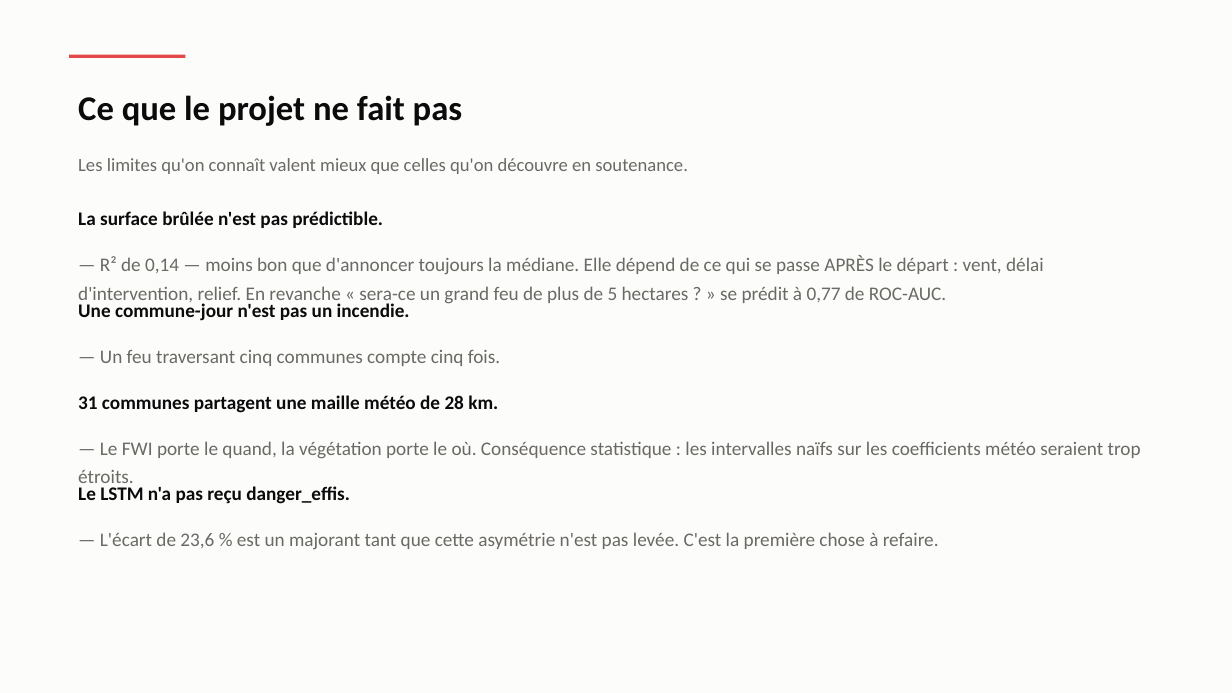
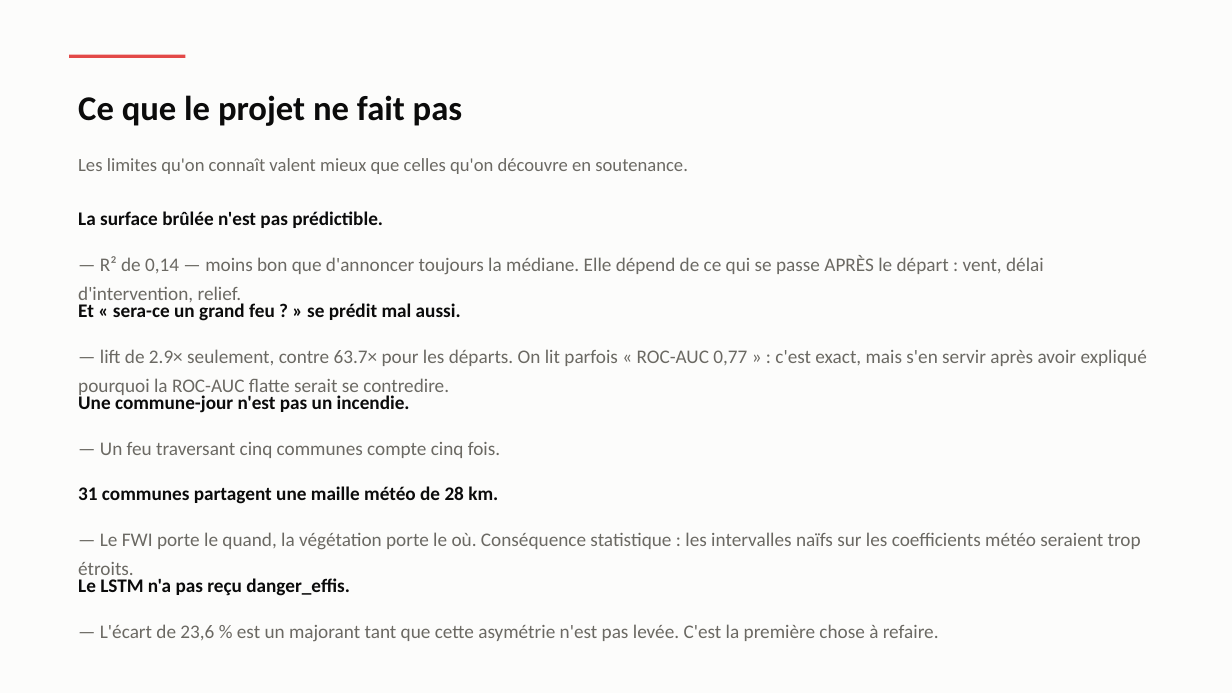
Before and after one commit to Hierogifle/terre-vent-feu-eau-data, a slide deck: slide 31 of presentation/soutenance.pptx. Drawn at 1232x693 pixels with LibreOffice and Linux fonts; fonts in the diff are those of the drawing. Boxes give left, top, right and bottom in pixels: in the first picture for what was removed or moved away, otherwise in the second. Text is boxed around its words. In the diff, an @@ line names an element or a change of style, - is before the commit and + after.

```diff
--- a/presentation/soutenance.pptx
+++ b/presentation/soutenance.pptx
@@ text at <box>78,255,1044,305</box>: text changed @@
-— R² de 0,14 — moins bon que d'annoncer toujours la médiane. Elle dépend de ce qui se passe APRÈS le départ : vent, délai d'intervention, relief. En revanche « sera-ce un grand feu de plus de 5 hectares ? » se prédit à 0,77 de ROC-AUC.
+— R² de 0,14 — moins bon que d'annoncer toujours la médiane. Elle dépend de ce qui se passe APRÈS le départ : vent, délai d'intervention, relief.
@@ text added at <box>78,301,461,321</box>, 15 pt, text #0B0B0B, bold @@
+Et « sera-ce un grand feu ? » se prédit mal aussi.
@@ text added at <box>78,349,1147,397</box>, 15 pt, text #6B6963 @@
+— lift de 2.9× seulement, contre 63.7× pour les départs. On lit parfois « ROC-AUC 0,77 » : c'est exact, mais s'en servir après avoir expliqué pourquoi la ROC-AUC flatte serait se contredire.
@@ 6 texts: place and size @@
-6 texts at <box>78,301,1141,549</box>
+6 texts at <box>78,393,1141,641</box>
```
Also in this commit, not shown: 8 other files.
